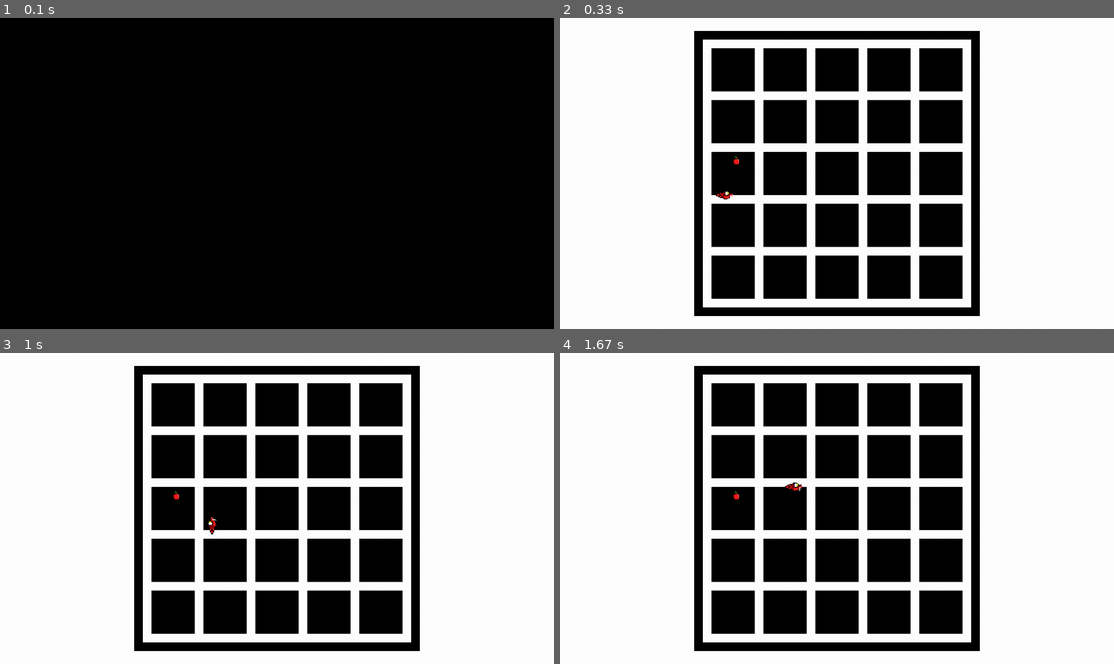
Above: before the commit, frames 1-4 (two rows, left to right).
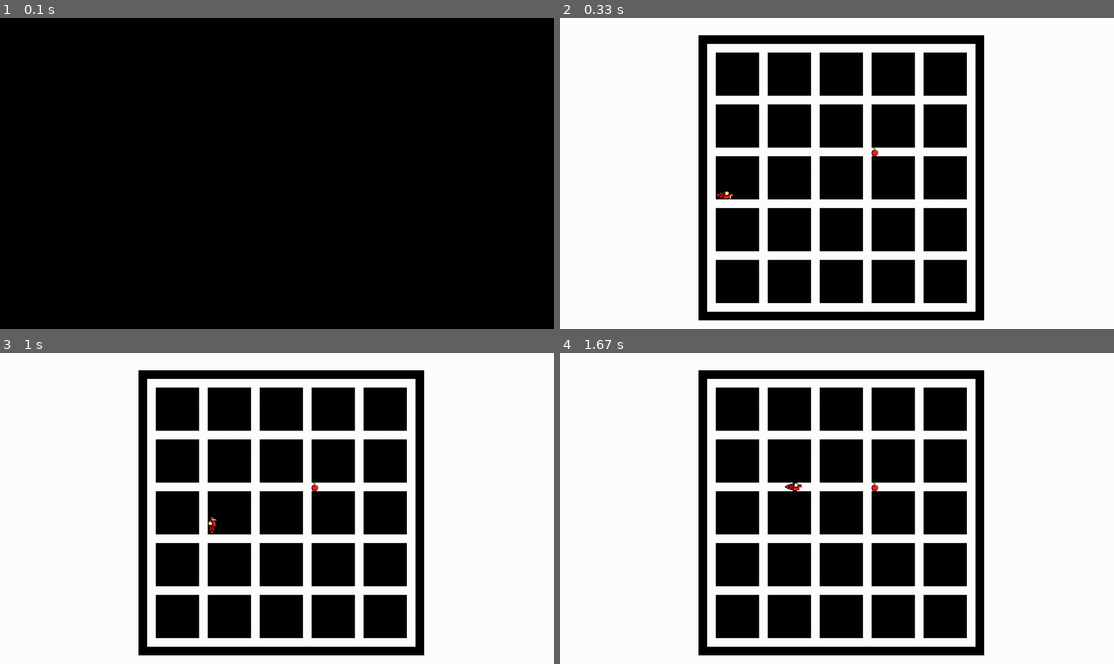
Above: after the commit, the same moments.

Repository: Deuzmo/SnakePythonGame
Game: pygame game, started from driver.py
Same seed, same stepped clock (60 frames per second), same inputs: the game is played once before the commit and once after it.
Inputs:
- Up to frame 1 (0.1 s): no input
- Up to frame 2 (0.33 s): no input
- Up to frame 3 (1 s): hold Right 0.33-0.8 s; hold Up from 0.83 s (still down)
- Up to frame 4 (1.67 s): release Up at 1.3 s; hold Right from 1.33 s (still down)

Frame 1 is identical in both runs. In frame 2, 17% of the frame differs, in the area x 24-77%, y 4-98%; in frame 3, 18%; in frame 4, 17%.

Commit message:
Updated image names, included a chomp animation for eating (branch initially pulled from Deuzmo branch)

Diff:
--- a/board.py
+++ b/board.py
@@ -21,10 +21,10 @@
     screen.fill(pygame.Color(255, 255, 255, 255))
 
     # draw border
-    startX = 310
-    startY = 30
-    endX = 950
-    endY = 670
+    startX = 320
+    startY = 40
+    endX = 960
+    endY = 680
     length = 660
     thick = 20
     pygame.draw.rect(screen, (0, 0, 0, 0), [startX, startY, length, thick])
@@ -33,8 +33,8 @@
     pygame.draw.rect(screen, (0, 0, 0, 0), [endX, startY, thick, length])
 
     # draw rectangles
-    hor = 350  # starting horizontal pos of rectangle
-    ver = 70  # starting vertical pos of rectangle
+    hor = 360  # starting horizontal pos of rectangle
+    ver = 80  # starting vertical pos of rectangle
     sq_width = 100  # rectangle width
     sq_height = 100  # rectangle height
     square_size = (sq_width, sq_height)  # var combining both rectangle width and height
@@ -48,7 +48,7 @@
             # increments hor position
             hor = hor + 120
         # resets hor position for each row
-        hor = 350
+        hor = 360
         # increments ver position
         ver = ver + 120
 
--- a/driver.py
+++ b/driver.py
@@ -53,7 +53,7 @@
 
         # case/switch for up,down,left,right
         # add appropriate offset to snake coords (head)
-        s.draw(board.screen)
+        s.draw(board.screen, f)
         f.draw(board.screen)
         # Boundary check snake -> Edges and self
         # Check if snake ate food -> Increase snake length, move food coord
--- a/food.py
+++ b/food.py
@@ -6,12 +6,12 @@
 class Food:
     def __init__(self):
         self.position = (0, 0)
-        self.food = pygame.image.load('Perfect50px.png')
+        self.food = pygame.image.load('Apple20px.png')
         self.randpos()
 
     def randpos(self):
-        self.position = (random.randint(0, (32-1))*20
-                         , random.randint(0, (32-1))*20)
+        self.position = (random.randint(16, (46))*20
+                         , random.randint(20, (32))*20) # these ranges are based on the board coordinates.
 
     def draw(self, board):
         cube.put(board, self.position[0], self.position[1], self.food)
--- a/snake.py
+++ b/snake.py
@@ -15,16 +15,19 @@
         self.length = 2
         self.positions = [((BOARD_LENGTH / 2), (BOARD_WIDTH / 2))]
         self.direction = RIGHT
-        # self.snekopen = pygame.image.load('OpenMouth50px.png')
-        self.closedup = pygame.image.load('ClosedMouthUp50px.png')
-        self.closeddown = pygame.image.load('ClosedMouthDown50px.png')
-        self.closedleft = pygame.image.load('ClosedMouthLeft50px.png')
-        self.closedright = pygame.image.load('ClosedMouthRight50px.png')
-        self.snekbadi = pygame.image.load('Body50px.png')
-        self.tailup = pygame.image.load('TailUp50px.png')
-        self.taildown = pygame.image.load('TailDown50px.png')
-        self.tailleft = pygame.image.load('TailLeft50px.png')
-        self.tailright = pygame.image.load('TailRight50px.png')
+        self.openup = pygame.image.load('OpenMouthUp20px.png')
+        self.opendown = pygame.image.load('OpenMouthDown20px.png')
+        self.openleft = pygame.image.load('OpenMouthLeft20px.png')
+        self.openright = pygame.image.load('OpenMouthRight20px.png')
+        self.closedup = pygame.image.load('ClosedMouthUp20px.png')
+        self.closeddown = pygame.image.load('ClosedMouthDown20px.png')
+        self.closedleft = pygame.image.load('ClosedMouthLeft20px.png')
+        self.closedright = pygame.image.load('ClosedMouthRight20px.png')
+        self.snekbadi = pygame.image.load('Body20px.png')
+        self.tailup = pygame.image.load('TailUp20px.png')
+        self.taildown = pygame.image.load('TailDown20px.png')
+        self.tailleft = pygame.image.load('TailLeft20px.png')
+        self.tailright = pygame.image.load('TailRight20px.png')
 
     def getheadpos(self):
         return self.positions[0]
@@ -50,17 +53,35 @@
             if self.length < len(self.positions):
                 self.positions.pop()
 
-    def draw(self, board):
+    def draw(self, board, food):
+        # this first 3 lines would be used to properly render the head according to the food position.
+        # stolen from the move function, teehee
+        headpos = self.getheadpos()
+        x, y = self.direction
+        front = (headpos[0] + x * GRID_SIZE, headpos[1] + y * GRID_SIZE)
+        foodpos = food.position
         for p in self.positions:
             if p == self.getheadpos():
                 if self.direction == UP:
-                    cube.put(board, p[0], p[1], self.closedup)
+                    if front == foodpos:
+                        cube.put(board, p[0]- 10, p[1] + GRID_SIZE, self.openup)
+                    else:
+                        cube.put(board, p[0], p[1], self.closedup)
                 elif self.direction == DOWN:
-                    cube.put(board, p[0], p[1], self.closeddown)
+                    if front == foodpos:
+                        cube.put(board, p[0], p[1] + GRID_SIZE, self.opendown)
+                    else:
+                        cube.put(board, p[0], p[1], self.closeddown)
                 elif self.direction == LEFT:
-                    cube.put(board, p[0], p[1], self.closedleft)
+                    if front == foodpos:
+                        cube.put(board, p[0] - GRID_SIZE, p[1] + 10, self.openleft)
+                    else:
+                        cube.put(board, p[0], p[1], self.closedleft)
                 elif self.direction == RIGHT:
-                    cube.put(board, p[0], p[1], self.closedright)
+                    if front == foodpos:
+                        cube.put(board, p[0], p[1] + 10, self.openright)
+                    else:
+                        cube.put(board, p[0], p[1], self.closedright)
             elif p == self.gettail():
                 orientation = tuple(map(lambda i, j, k: (i - j) / k,
                                     self.gettail(1), p, (GRID_SIZE, GRID_SIZE))
Renamed: Perfect50px.png -> Apple20px.png
Renamed: Body50px.png -> Body20px.png
Renamed: ClosedMouthDown50px.png -> ClosedMouthDown20px.png
Renamed: ClosedMouthLeft50px.png -> ClosedMouthLeft20px.png
Renamed: ClosedMouthRight50px.png -> ClosedMouthRight20px.png
Renamed: ClosedMouthUp50px.png -> ClosedMouthUp20px.png
Binary file added: OpenMouthDown20px.png
Binary file added: OpenMouthLeft20px.png
Binary file added: OpenMouthRight20px.png
Binary file added: OpenMouthUp20px.png
Renamed: TailDown50px.png -> TailDown20px.png
Renamed: TailLeft50px.png -> TailLeft20px.png
(and 2 more such lines)
